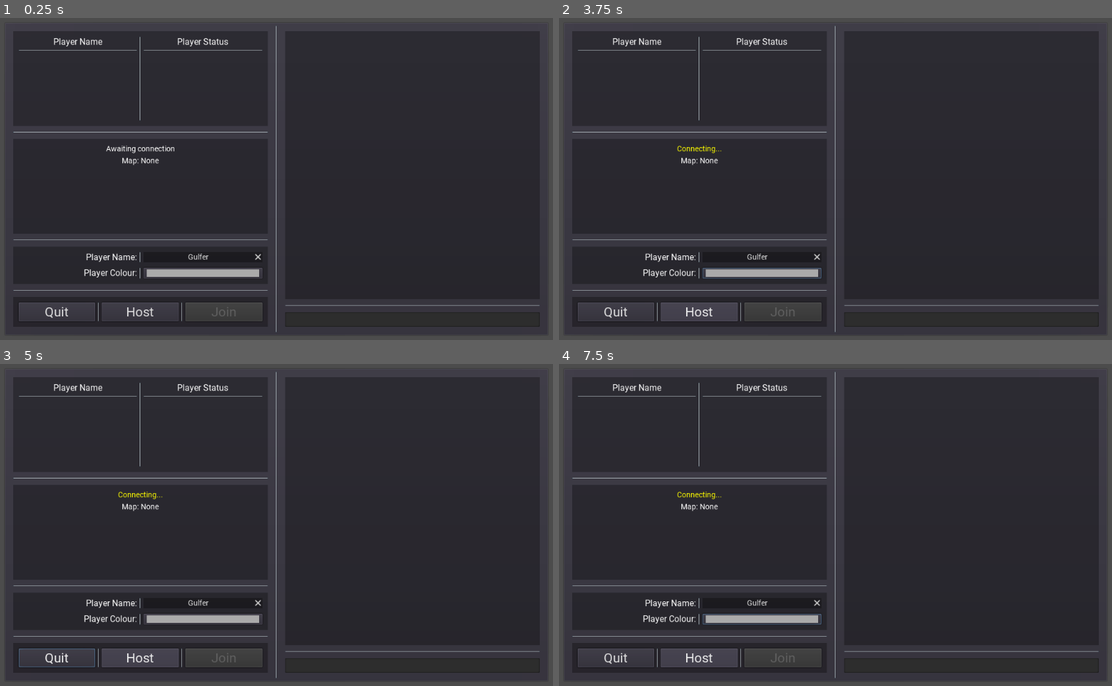
Above: before the commit, frames 1-4 (two rows, left to right).
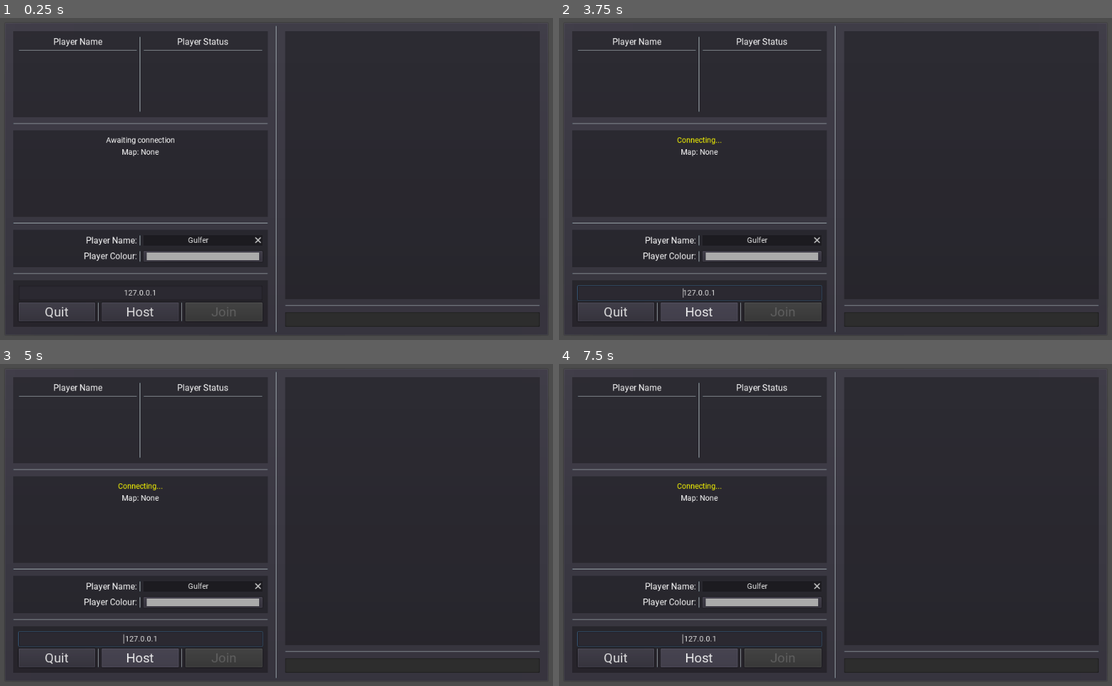
Above: after the commit, the same moments.

Repository: Halfwhit/Gulf
Game: Godot game, scene res://Main.tscn
Same seed, same stepped clock (60 frames per second), same inputs: the game is played once before the commit and once after it.
Inputs:
- Up to frame 1 (0.25 s): no input
- Up to frame 2 (3.75 s): click "Host" at 0.5 s; hold Right (right) 1.28-2.03 s; hold Down (down) 2.03-2.78 s; hold Right (right) 2.78-3.53 s; tap Enter at 3.5 s; hold Up (up) from 3.53 s (still down)
- Up to frame 3 (5 s): tap Space at 4.25 s; release Up (up) at 4.28 s; hold Left (left) from 4.28 s (still down)
- Up to frame 4 (7.5 s): release Left (left) at 5.78 s; hold Down (down) 5.78-6.53 s; hold Right (right) 6.53-7.28 s; hold Up (up) from 7.28 s (still down)

The runs differ from the first frame. In frame 1, 3.3% of the frame differs, in the area x 2-49%, y 28-87%; in frame 2, 3.4%; in frame 3, 3.5%, in the area x 2-49%, y 28-95%; in frame 4, 3.4%.

Commit message:
Added work around for windows
Godot headlesss only runs on linux, added a work around by launching the server files in debug mode to allow windows machines to host.

Diff:
--- a/Client/Main.gd
+++ b/Client/Main.gd
@@ -1,11 +1,12 @@
 extends Control
 
 onready var connection_status = get_node("MarginContainer/PanelContainer/MainContainer/LeftMargin/LeftContainer/GameinfoPanel/MarginContainer/GameinfoContainer/ConnectionStatus")
-onready var join_button = get_node("MarginContainer/PanelContainer/MainContainer/LeftMargin/LeftContainer/ButtonPanel/MarginContainer/HBoxContainer/Join")
+onready var join_button = get_node("MarginContainer/PanelContainer/MainContainer/LeftMargin/LeftContainer/ButtonPanel/MarginContainer/VBoxContainer/HBoxContainer/Join")
 onready var player_name = get_node("MarginContainer/PanelContainer/MainContainer/LeftMargin/LeftContainer/SetupPanel/MarginContainer/VBoxContainer/NameContainer/PlayerName")
 onready var player_colour = get_node("MarginContainer/PanelContainer/MainContainer/LeftMargin/LeftContainer/SetupPanel/MarginContainer/VBoxContainer/ColourContainer/PlayerColour")
 onready var chatbox = get_node("MarginContainer/PanelContainer/MainContainer/RightMargin/RightContainer/PanelContainer/MarginContainer/Chatbox")
 onready var message_edit = get_node("MarginContainer/PanelContainer/MainContainer/RightMargin/RightContainer/Message")
+onready var ip_edit = get_node("MarginContainer/PanelContainer/MainContainer/LeftMargin/LeftContainer/ButtonPanel/MarginContainer/VBoxContainer/IP")
 
 
 func _ready():
@@ -22,6 +23,7 @@
 
 
 func _on_Join_pressed():
+	gamestate.ip = ip_edit.text
 	connection_status.text = "Connecting..."
 	connection_status.modulate = Color.yellow
 	gamestate.pre_start_game()
@@ -67,5 +69,13 @@
 func _on_Host_pressed():
 	connection_status.text = "Connecting..."
 	connection_status.modulate = Color.yellow
-	OS.execute("../Server/Headless.64", ["--path", "../Server/"], false)
+	match OS.get_name():
+		"Windows":
+			# TODO: Make this work. Will be able to use "--headless" flag in Godot 4.0
+			OS.execute("../Server/Windows.exe", ["--path", "../Server/", "--quiet", "--nowindow"], false) # TODO: Tidy this up. Will be able to use "--headless" flag in Godot 4.0
+		"X11": #Linux, this works perfectly using godot's headless build
+			OS.execute("../Server/Headless.64", ["--path", "../Server/"], false)
+		_: # Default case
+			print("Unable to start server")
+
 	gamestate.connect_to_server()
--- a/Client/Main.tscn
+++ b/Client/Main.tscn
@@ -70,13 +70,13 @@
 
 [node name="PlayerPanel" type="PanelContainer" parent="MarginContainer/PanelContainer/MainContainer/LeftMargin/LeftContainer"]
 margin_right = 469.0
-margin_bottom = 175.0
+margin_bottom = 159.0
 size_flags_vertical = 3
 custom_styles/panel = SubResource( 1 )
 
 [node name="MarginContainer" type="MarginContainer" parent="MarginContainer/PanelContainer/MainContainer/LeftMargin/LeftContainer/PlayerPanel"]
 margin_right = 469.0
-margin_bottom = 175.0
+margin_bottom = 159.0
 custom_constants/margin_right = 10
 custom_constants/margin_top = 10
 custom_constants/margin_left = 10
@@ -86,11 +86,11 @@
 margin_left = 10.0
 margin_top = 10.0
 margin_right = 459.0
-margin_bottom = 165.0
+margin_bottom = 149.0
 
 [node name="PlayerNames" type="VBoxContainer" parent="MarginContainer/PanelContainer/MainContainer/LeftMargin/LeftContainer/PlayerPanel/MarginContainer/PlayerContainer"]
 margin_right = 218.0
-margin_bottom = 155.0
+margin_bottom = 139.0
 size_flags_horizontal = 3
 custom_constants/separation = 5
 
@@ -110,12 +110,12 @@
 [node name="VSeparator" type="VSeparator" parent="MarginContainer/PanelContainer/MainContainer/LeftMargin/LeftContainer/PlayerPanel/MarginContainer/PlayerContainer"]
 margin_left = 222.0
 margin_right = 226.0
-margin_bottom = 155.0
+margin_bottom = 139.0
 
 [node name="PlayerStatus" type="VBoxContainer" parent="MarginContainer/PanelContainer/MainContainer/LeftMargin/LeftContainer/PlayerPanel/MarginContainer/PlayerContainer"]
 margin_left = 230.0
 margin_right = 449.0
-margin_bottom = 155.0
+margin_bottom = 139.0
 size_flags_horizontal = 3
 custom_constants/separation = 5
 
@@ -133,20 +133,20 @@
 margin_bottom = 28.0
 
 [node name="HSeparator" type="HSeparator" parent="MarginContainer/PanelContainer/MainContainer/LeftMargin/LeftContainer"]
-margin_top = 185.0
-margin_right = 469.0
-margin_bottom = 189.0
+margin_top = 169.0
+margin_right = 469.0
+margin_bottom = 173.0
 
 [node name="GameinfoPanel" type="PanelContainer" parent="MarginContainer/PanelContainer/MainContainer/LeftMargin/LeftContainer"]
-margin_top = 199.0
-margin_right = 469.0
-margin_bottom = 374.0
+margin_top = 183.0
+margin_right = 469.0
+margin_bottom = 342.0
 size_flags_vertical = 3
 custom_styles/panel = SubResource( 2 )
 
 [node name="MarginContainer" type="MarginContainer" parent="MarginContainer/PanelContainer/MainContainer/LeftMargin/LeftContainer/GameinfoPanel"]
 margin_right = 469.0
-margin_bottom = 175.0
+margin_bottom = 159.0
 custom_constants/margin_right = 10
 custom_constants/margin_top = 10
 custom_constants/margin_left = 10
@@ -156,7 +156,7 @@
 margin_left = 10.0
 margin_top = 10.0
 margin_right = 459.0
-margin_bottom = 165.0
+margin_bottom = 149.0
 custom_constants/separation = 5
 
 [node name="ConnectionStatus" type="Label" parent="MarginContainer/PanelContainer/MainContainer/LeftMargin/LeftContainer/GameinfoPanel/MarginContainer/GameinfoContainer"]
@@ -187,14 +187,14 @@
 text = "None"
 
 [node name="HSeparator2" type="HSeparator" parent="MarginContainer/PanelContainer/MainContainer/LeftMargin/LeftContainer"]
-margin_top = 384.0
-margin_right = 469.0
-margin_bottom = 388.0
+margin_top = 352.0
+margin_right = 469.0
+margin_bottom = 356.0
 
 [node name="SetupPanel" type="PanelContainer" parent="MarginContainer/PanelContainer/MainContainer/LeftMargin/LeftContainer"]
-margin_top = 398.0
-margin_right = 469.0
-margin_bottom = 467.0
+margin_top = 366.0
+margin_right = 469.0
+margin_bottom = 435.0
 custom_styles/panel = SubResource( 3 )
 
 [node name="MarginContainer" type="MarginContainer" parent="MarginContainer/PanelContainer/MainContainer/LeftMargin/LeftContainer/SetupPanel"]
@@ -268,43 +268,56 @@
 edit_alpha = false
 
 [node name="HSeparator3" type="HSeparator" parent="MarginContainer/PanelContainer/MainContainer/LeftMargin/LeftContainer"]
-margin_top = 477.0
-margin_right = 469.0
-margin_bottom = 481.0
+margin_top = 445.0
+margin_right = 469.0
+margin_bottom = 449.0
 
 [node name="ButtonPanel" type="PanelContainer" parent="MarginContainer/PanelContainer/MainContainer/LeftMargin/LeftContainer"]
-margin_top = 491.0
-margin_right = 469.0
-margin_bottom = 546.0
+margin_top = 459.0
+margin_right = 469.0
+margin_bottom = 545.0
 custom_styles/panel = SubResource( 5 )
 
 [node name="MarginContainer" type="MarginContainer" parent="MarginContainer/PanelContainer/MainContainer/LeftMargin/LeftContainer/ButtonPanel"]
 margin_right = 469.0
-margin_bottom = 55.0
-custom_constants/margin_right = 10
-custom_constants/margin_top = 10
-custom_constants/margin_left = 10
-custom_constants/margin_bottom = 10
-
-[node name="HBoxContainer" type="HBoxContainer" parent="MarginContainer/PanelContainer/MainContainer/LeftMargin/LeftContainer/ButtonPanel/MarginContainer"]
+margin_bottom = 86.0
+custom_constants/margin_right = 10
+custom_constants/margin_top = 10
+custom_constants/margin_left = 10
+custom_constants/margin_bottom = 10
+
+[node name="VBoxContainer" type="VBoxContainer" parent="MarginContainer/PanelContainer/MainContainer/LeftMargin/LeftContainer/ButtonPanel/MarginContainer"]
 margin_left = 10.0
 margin_top = 10.0
 margin_right = 459.0
-margin_bottom = 45.0
-
-[node name="Quit" type="Button" parent="MarginContainer/PanelContainer/MainContainer/LeftMargin/LeftContainer/ButtonPanel/MarginContainer/HBoxContainer"]
+margin_bottom = 76.0
+
+[node name="IP" type="LineEdit" parent="MarginContainer/PanelContainer/MainContainer/LeftMargin/LeftContainer/ButtonPanel/MarginContainer/VBoxContainer"]
+margin_right = 449.0
+margin_bottom = 27.0
+custom_fonts/font = ExtResource( 4 )
+text = "127.0.0.1"
+align = 1
+placeholder_text = "Server IP Address"
+
+[node name="HBoxContainer" type="HBoxContainer" parent="MarginContainer/PanelContainer/MainContainer/LeftMargin/LeftContainer/ButtonPanel/MarginContainer/VBoxContainer"]
+margin_top = 31.0
+margin_right = 449.0
+margin_bottom = 66.0
+
+[node name="Quit" type="Button" parent="MarginContainer/PanelContainer/MainContainer/LeftMargin/LeftContainer/ButtonPanel/MarginContainer/VBoxContainer/HBoxContainer"]
 margin_right = 141.0
 margin_bottom = 35.0
 size_flags_horizontal = 3
 custom_fonts/font = ExtResource( 3 )
 text = "Quit"
 
-[node name="VSeparator" type="VSeparator" parent="MarginContainer/PanelContainer/MainContainer/LeftMargin/LeftContainer/ButtonPanel/MarginContainer/HBoxContainer"]
+[node name="VSeparator" type="VSeparator" parent="MarginContainer/PanelContainer/MainContainer/LeftMargin/LeftContainer/ButtonPanel/MarginContainer/VBoxContainer/HBoxContainer"]
 margin_left = 145.0
 margin_right = 149.0
 margin_bottom = 35.0
 
-[node name="Host" type="Button" parent="MarginContainer/PanelContainer/MainContainer/LeftMargin/LeftContainer/ButtonPanel/MarginContainer/HBoxContainer"]
+[node name="Host" type="Button" parent="MarginContainer/PanelContainer/MainContainer/LeftMargin/LeftContainer/ButtonPanel/MarginContainer/VBoxContainer/HBoxContainer"]
 margin_left = 153.0
 margin_right = 294.0
 margin_bottom = 35.0
@@ -312,12 +325,12 @@
 custom_fonts/font = ExtResource( 3 )
 text = "Host"
 
-[node name="VSeparator2" type="VSeparator" parent="MarginContainer/PanelContainer/MainContainer/LeftMargin/LeftContainer/ButtonPanel/MarginContainer/HBoxContainer"]
+[node name="VSeparator2" type="VSeparator" parent="MarginContainer/PanelContainer/MainContainer/LeftMargin/LeftContainer/ButtonPanel/MarginContainer/VBoxContainer/HBoxContainer"]
 margin_left = 298.0
 margin_right = 302.0
 margin_bottom = 35.0
 
-[node name="Join" type="Button" parent="MarginContainer/PanelContainer/MainContainer/LeftMargin/LeftContainer/ButtonPanel/MarginContainer/HBoxContainer"]
+[node name="Join" type="Button" parent="MarginContainer/PanelContainer/MainContainer/LeftMargin/LeftContainer/ButtonPanel/MarginContainer/VBoxContainer/HBoxContainer"]
 margin_left = 306.0
 margin_right = 449.0
 margin_bottom = 35.0
@@ -430,7 +443,7 @@
 margin_right = 108.0
 margin_bottom = 372.0
 [connection signal="text_changed" from="MarginContainer/PanelContainer/MainContainer/LeftMargin/LeftContainer/SetupPanel/MarginContainer/VBoxContainer/NameContainer/PlayerName" to="." method="_on_PlayerName_changed"]
-[connection signal="pressed" from="MarginContainer/PanelContainer/MainContainer/LeftMargin/LeftContainer/ButtonPanel/MarginContainer/HBoxContainer/Quit" to="." method="_on_Quit_pressed" flags=3]
-[connection signal="pressed" from="MarginContainer/PanelContainer/MainContainer/LeftMargin/LeftContainer/ButtonPanel/MarginContainer/HBoxContainer/Host" to="." method="_on_Host_pressed"]
-[connection signal="pressed" from="MarginContainer/PanelContainer/MainContainer/LeftMargin/LeftContainer/ButtonPanel/MarginContainer/HBoxContainer/Join" to="." method="_on_Join_pressed"]
+[connection signal="pressed" from="MarginContainer/PanelContainer/MainContainer/LeftMargin/LeftContainer/ButtonPanel/MarginContainer/VBoxContainer/HBoxContainer/Quit" to="." method="_on_Quit_pressed" flags=3]
+[connection signal="pressed" from="MarginContainer/PanelContainer/MainContainer/LeftMargin/LeftContainer/ButtonPanel/MarginContainer/VBoxContainer/HBoxContainer/Host" to="." method="_on_Host_pressed"]
+[connection signal="pressed" from="MarginContainer/PanelContainer/MainContainer/LeftMargin/LeftContainer/ButtonPanel/MarginContainer/VBoxContainer/HBoxContainer/Join" to="." method="_on_Join_pressed"]
 [connection signal="text_entered" from="MarginContainer/PanelContainer/MainContainer/RightMargin/RightContainer/Message" to="." method="_on_Message_text_entered"]
--- a/Client/gamestate.gd
+++ b/Client/gamestate.gd
@@ -1,7 +1,7 @@
 extends Node
 
 # Game port and ip
-const ip = "127.0.0.1"
+var ip = "127.0.0.1"
 const DEFAULT_PORT = 44444
 
 # Signal to let GUI know whats up
Not shown, changed: Client/Headless.64
Not shown, changed: Server/Linux.64
Not shown, added: Server/Windows.exe
